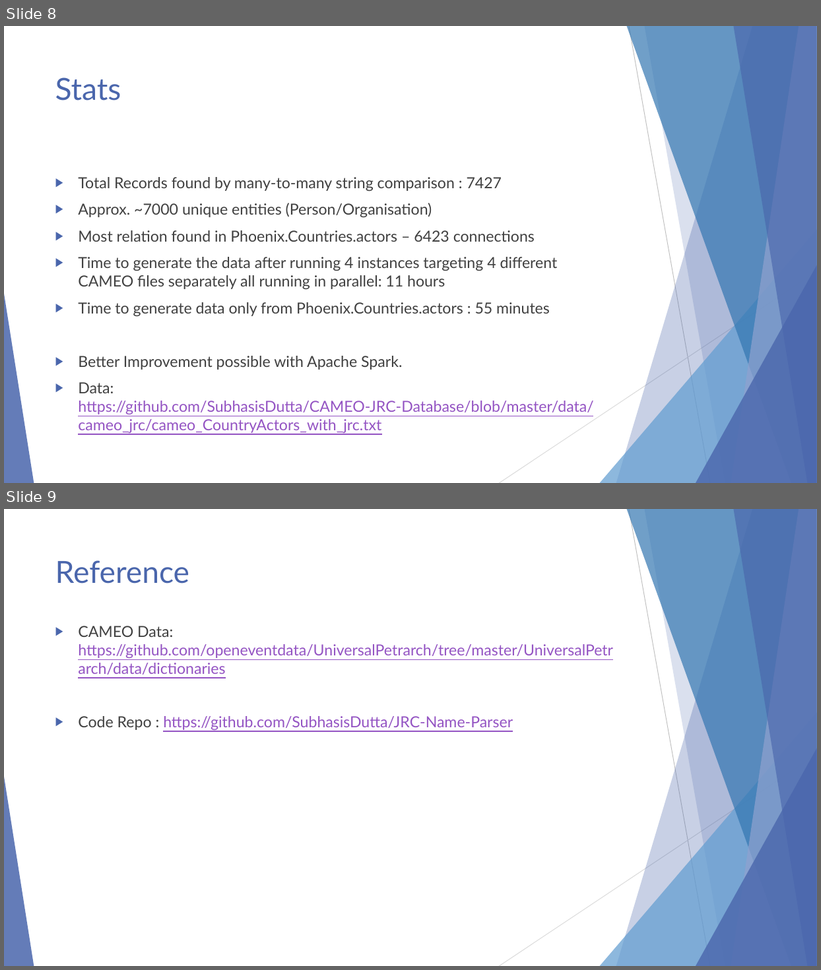
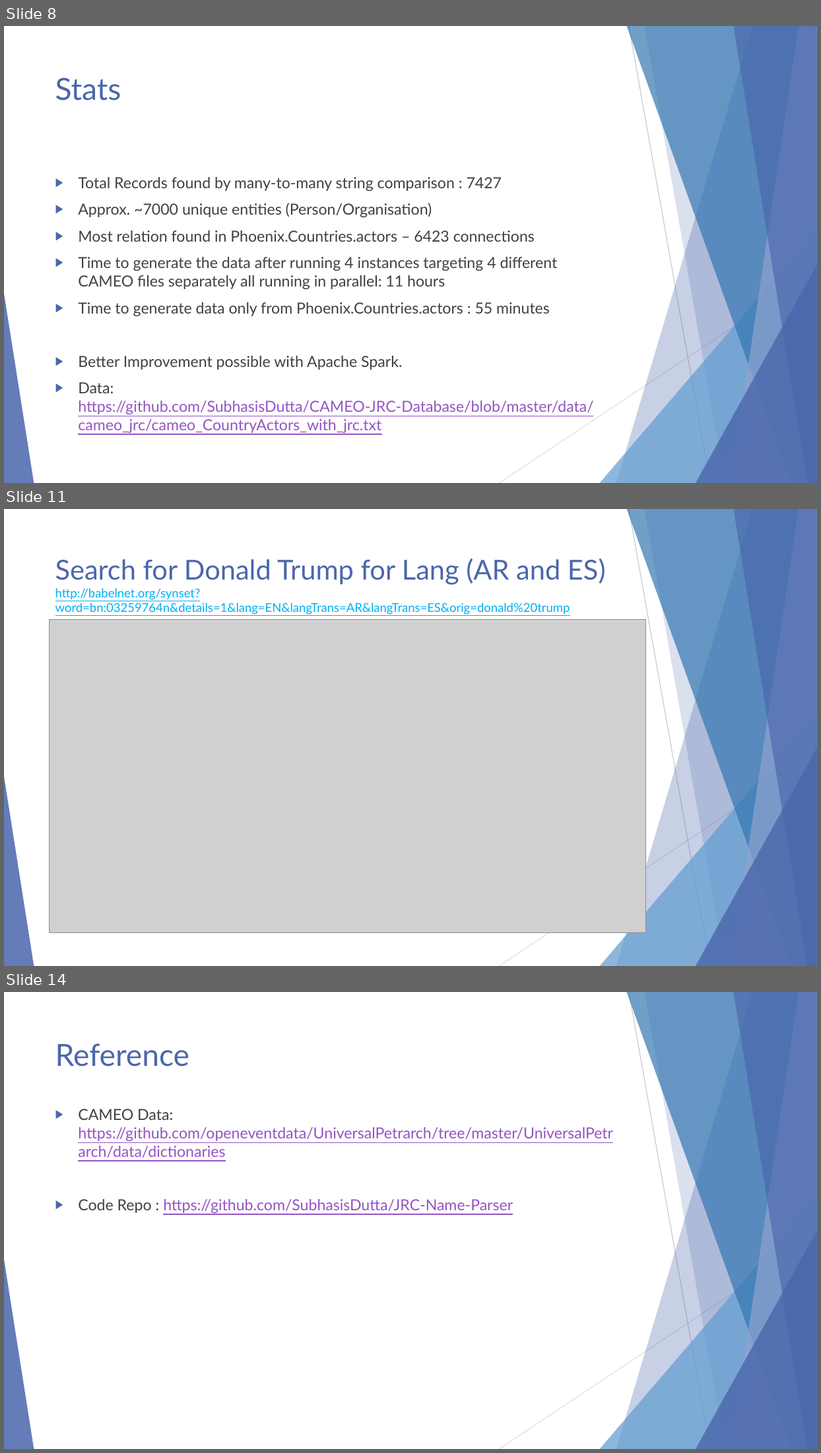
Before and after one commit to SubhasisDutta/CAMEO-JRC-Database, a slide deck: docs/CAMEO Name Paser.pptx. Shown one above the other, each under a label of ours: slides 8 and 9 before the commit, slides 8, 11 and 14 after it; the slides between them are not shown. The pictures are 821x970 and 821x1453 pixels, drawn with LibreOffice and Linux fonts; fonts in the diff are those of the drawing; grey boxes stand for pictures. Boxes give left, top, right and bottom in pixels: in the first picture for what was removed or moved away, otherwise in the second. Text is boxed around its words. In the diff, an @@ line names an element or a change of style, - is before the commit and + after.

```diff
--- a/docs/CAMEO Name Paser.pptx
+++ b/docs/CAMEO Name Paser.pptx
@@ slide 11 added at bbox=[4, 509, 817, 966], background #FFFFFF; not listed: 10 template elements that a slide beside it also shows @@
@@ title added at bbox=[55, 559, 606, 615], 14.4 pt, text #00B0F0, underline @@
+Search for Donald Trump for Lang (AR and ES)
+http://babelnet.org/synset?word=bn:03259764n&details=1&lang=EN&langTrans=AR&langTrans=ES&orig=donald%20trump
@@ picture added at bbox=[49, 620, 646, 933] @@
@@ what was slide 9 is now slide 14 @@
```
Also in this commit, not shown: 4 other slides added, 4 other files.
